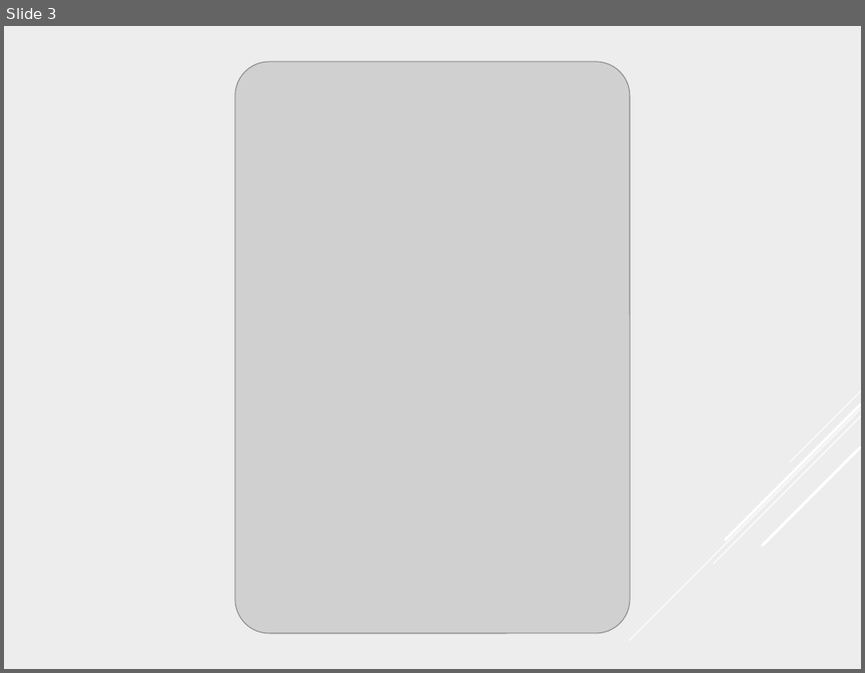
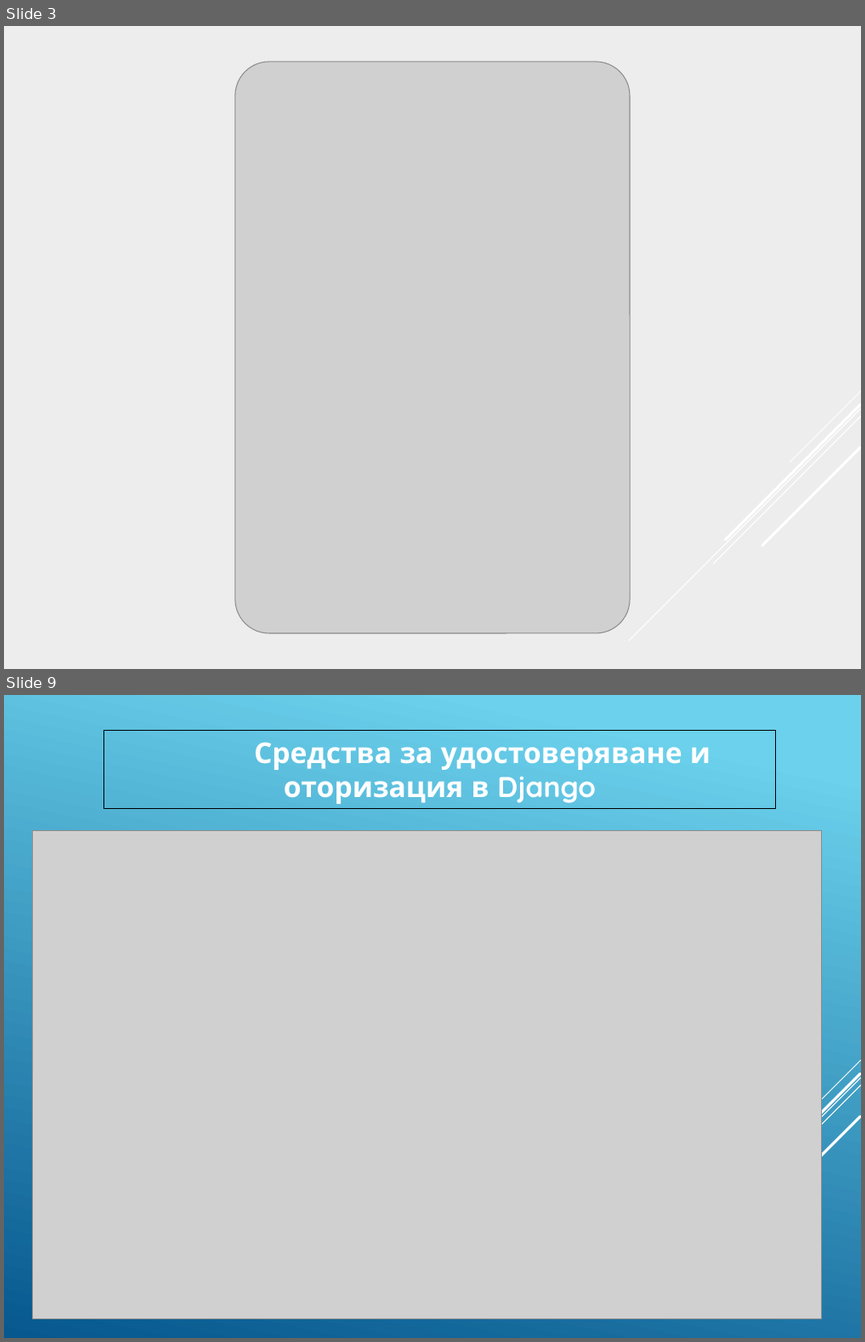
Before and after one commit to pgee-dzi2024/Theme_2501, a slide deck: dr/Защита.pptx. Shown one above the other, each under a label of ours: slide 3 before the commit, slides 3 and 9 after it; the slides between them are not shown. The pictures are 865x673 and 865x1342 pixels, drawn with LibreOffice and Linux fonts; fonts in the diff are those of the drawing; grey boxes stand for pictures. Boxes give left, top, right and bottom in pixels: in the first picture for what was removed or moved away, otherwise in the second. Text is boxed around its words. In the diff, an @@ line names an element or a change of style, - is before the commit and + after.

```diff
--- a/dr/Защита.pptx
+++ b/dr/Защита.pptx
@@ slide 9 added at [4,695,861,1338], background gradient #6ED2EB to #06588E; not listed: 5 template elements that a slide beside it also shows @@
@@ rectangle added at [104,731,775,809], outline #000000 0.75 pt, 24 pt, text #FFFFFF, bold @@
+Средства за удостоверяване и оторизация в Django
@@ picture added at [32,830,822,1318] @@
```
Also in this commit, not shown: 4 slides changed, 5 other slides added, 5 slides removed, 3 other files.
